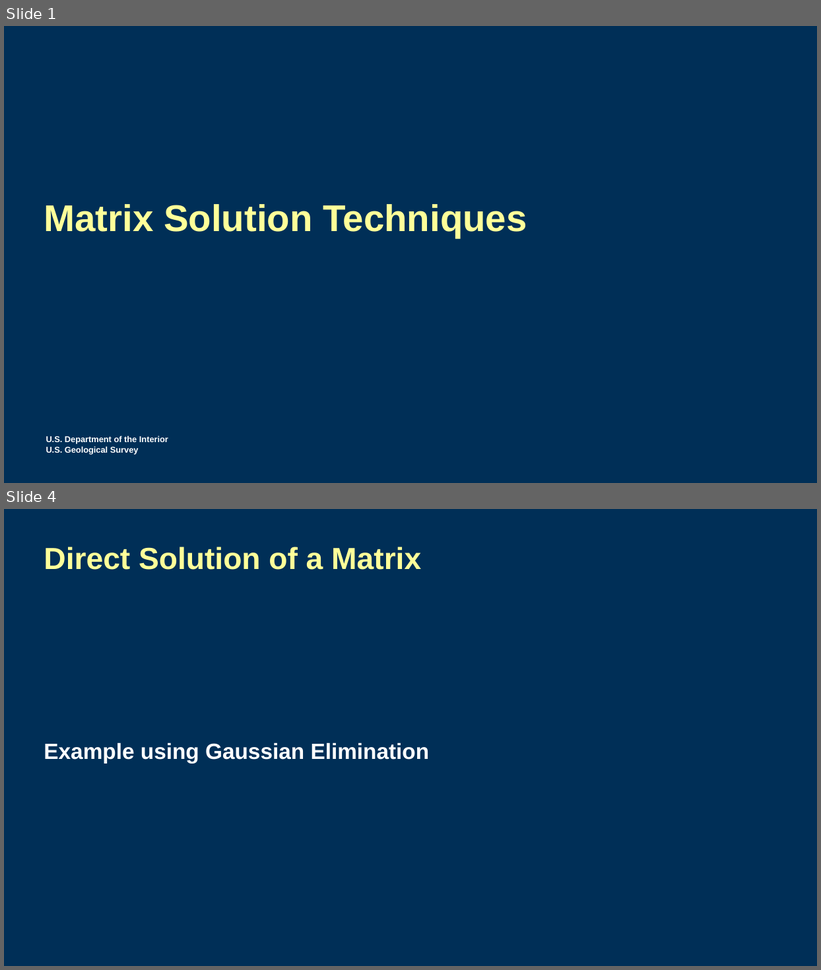
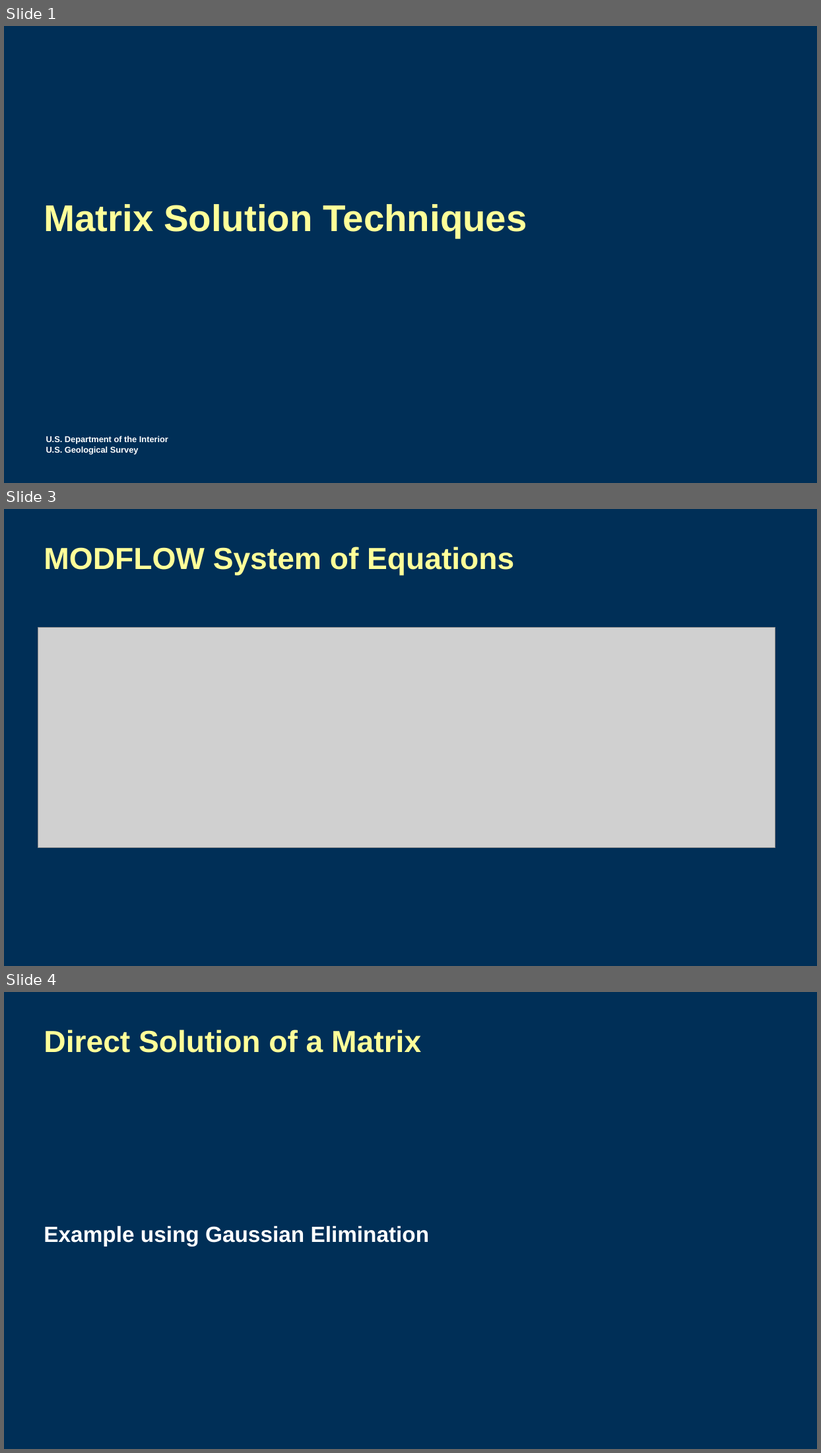
Before and after one commit to langevin-usgs/modflow-memphis-2023, a slide deck: lectures/Day2_4lecture_MatrixSolvers.pptx. Shown one above the other, each under a label of ours: slides 1 and 4 before the commit, slides 1, 3 and 4 after it; the slides between them are not shown. The pictures are 821x970 and 821x1453 pixels, drawn with LibreOffice and Linux fonts; fonts in the diff are those of the drawing; grey boxes stand for pictures; background and template pictures are left out. Boxes give left, top, right and bottom in pixels: in the first picture for what was removed or moved away, otherwise in the second. Text is boxed around its words. In the diff, an @@ line names an element or a change of style, - is before the commit and + after.

```diff
--- a/lectures/Day2_4lecture_MatrixSolvers.pptx
+++ b/lectures/Day2_4lecture_MatrixSolvers.pptx
@@ slide 3 added at [4,509,817,966], background #002F57 @@
@@ title added at [44,547,514,576], 36 pt, text #FFFF99, bold @@
+MODFLOW System of Equations
@@ picture added at [38,627,776,848] @@
```
Also in this commit, not shown: 2 slides changed, 1 other slide added, 2 slides removed, 27 other files.
